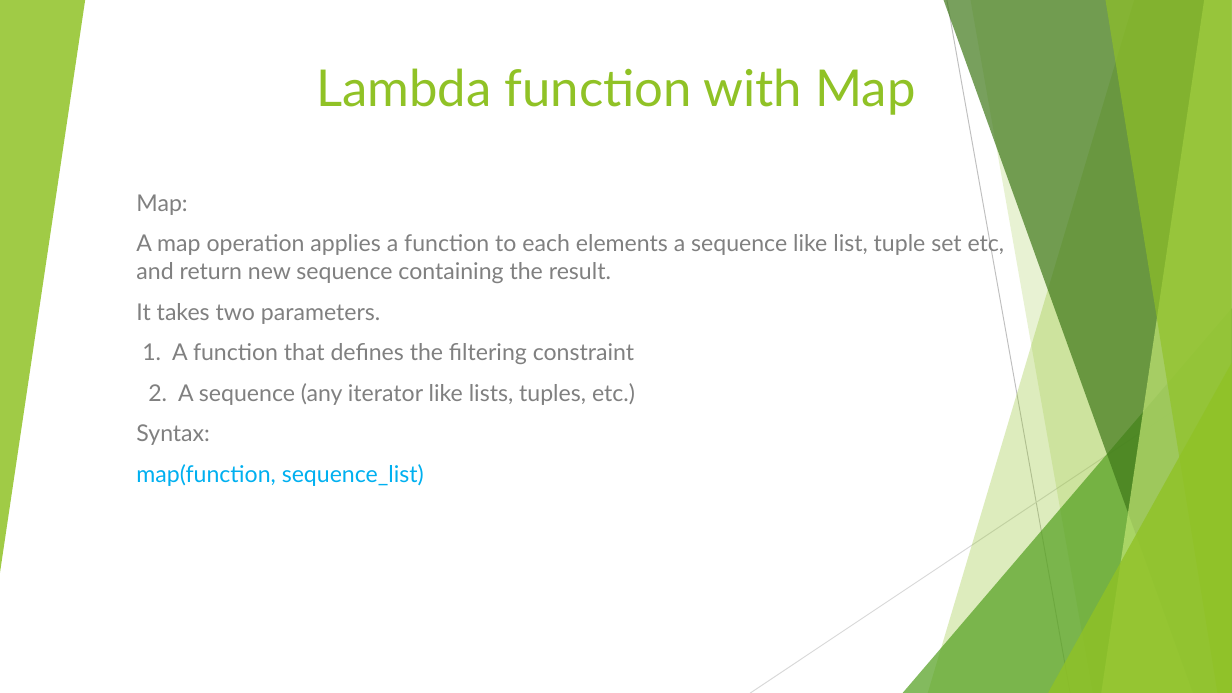
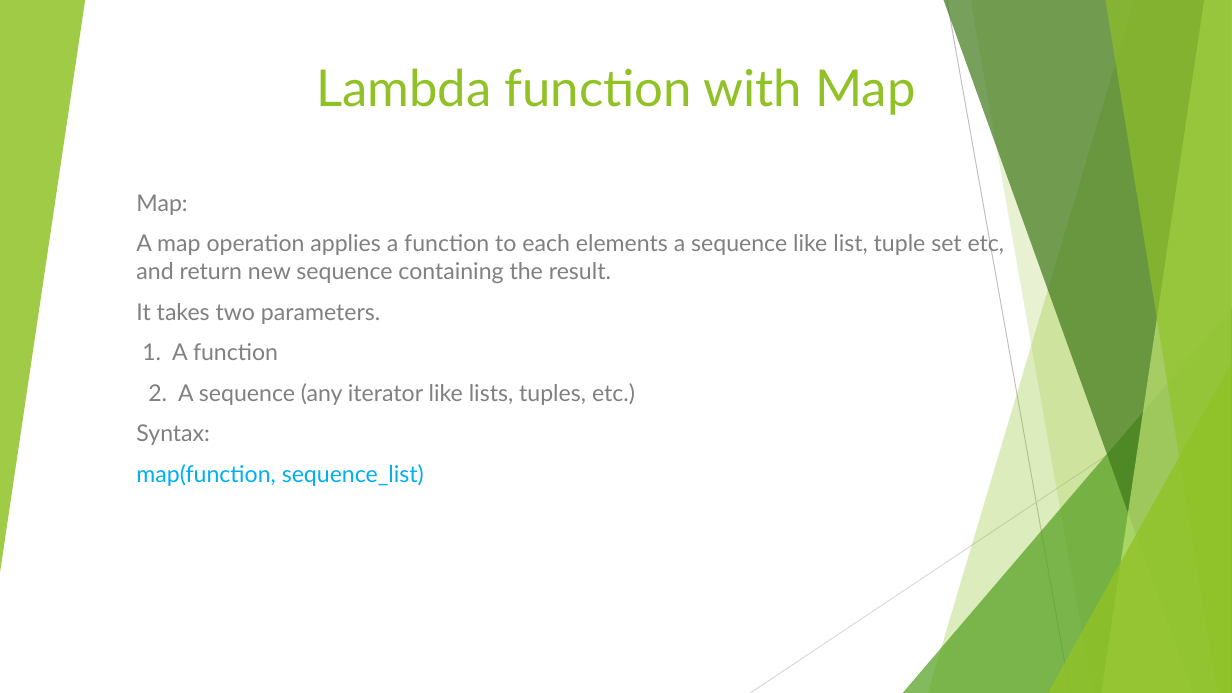
Before and after one commit to tauovir/Materials, a slide deck: slide 4 of Python Session/Python_23_may.pptx. Drawn at 1232x693 pixels with LibreOffice and Linux fonts; fonts in the diff are those of the drawing. Boxes give left, top, right and bottom in pixels: in the first picture for what was removed or moved away, otherwise in the second. Text is boxed around its words. In the diff, an @@ line names an element or a change of style, - is before the commit and + after.

```diff
--- a/Python Session/Python_23_may.pptx
+++ b/Python Session/Python_23_may.pptx
@@ subtitle at (142, 343, 278, 360): text changed @@
-1. A function that defines the filtering constraint
+1. A function
```
Also in this commit, not shown: 40 other files.
